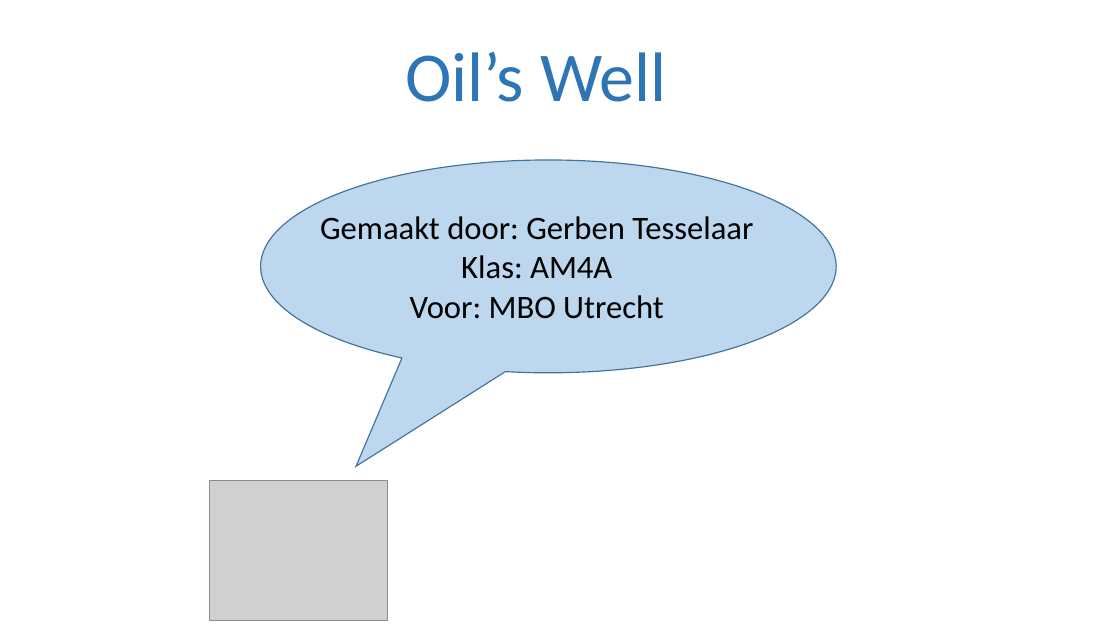
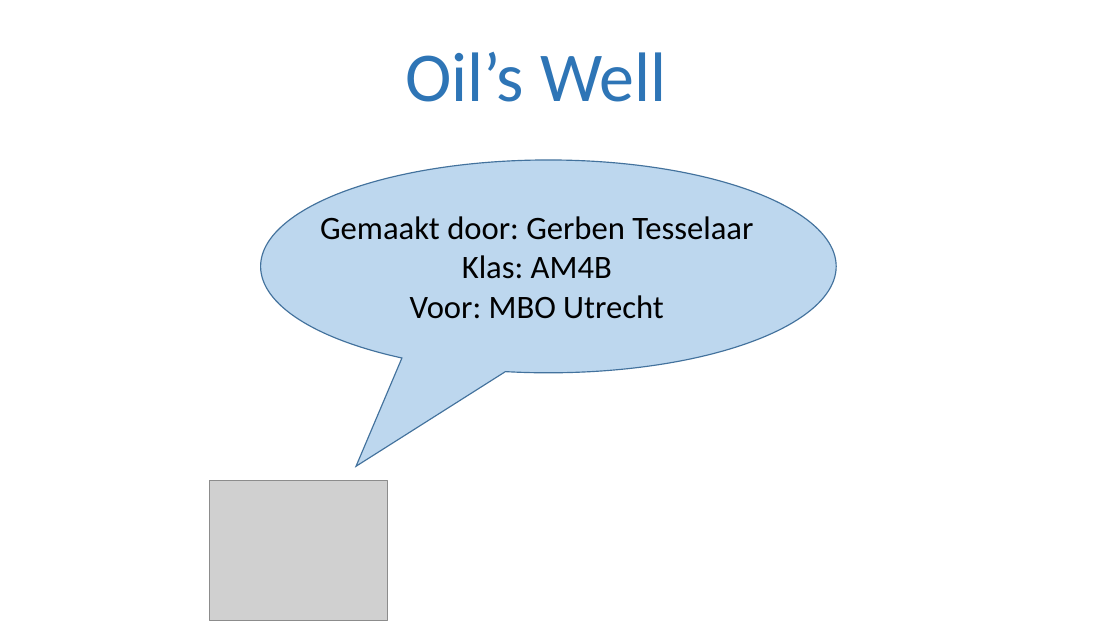
Before and after one commit to JohnnyDeeee/Oils-Well, a slide deck: slide 1 of Documentation/v0.0.6/Presentation 2.pptx. Drawn at 1120x630 pixels with LibreOffice and Linux fonts; fonts in the diff are those of the drawing; grey boxes stand for pictures; background and template pictures are left out. Boxes give left, top, right and bottom in pixels: in the first picture for what was removed or moved away, otherwise in the second. Text is boxed around its words. In the diff, an @@ line names an element or a change of style, - is before the commit and + after.

```diff
--- a/Documentation/v0.0.6/Presentation 2.pptx
+++ b/Documentation/v0.0.6/Presentation 2.pptx
@@ text at (462,255,612,279): text changed @@
-Klas: AM4A
+Klas: AM4B
```
Also in this commit, not shown: 3 other slides changed, 4 slides added, 8 slides removed, 1 other file.
